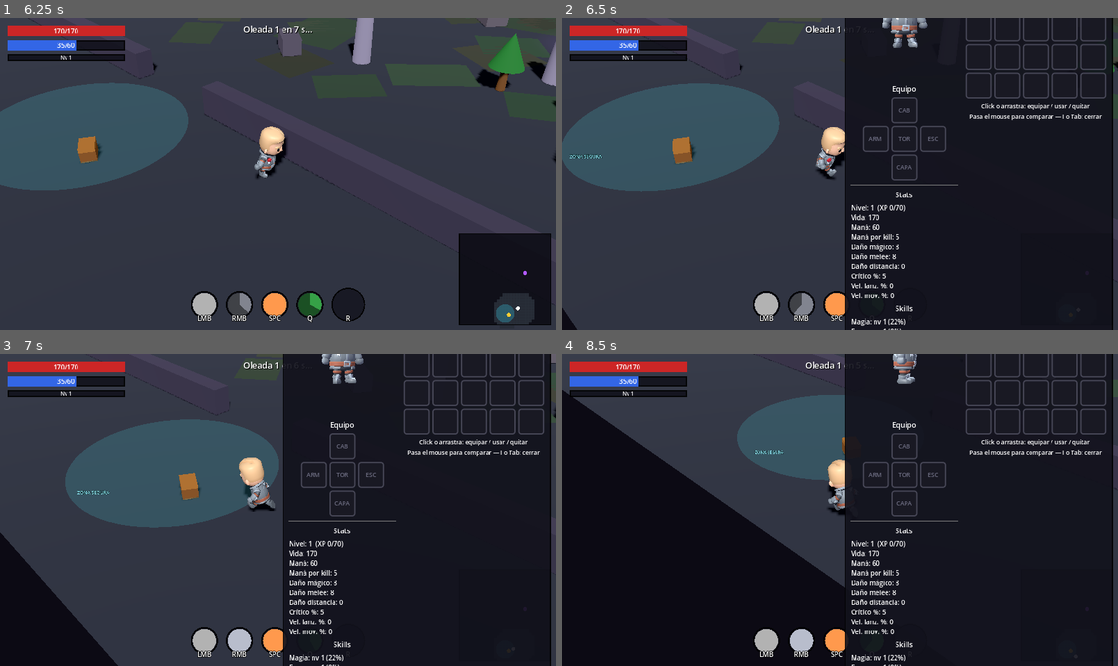
Above: before the commit, frames 1-4 (two rows, left to right).
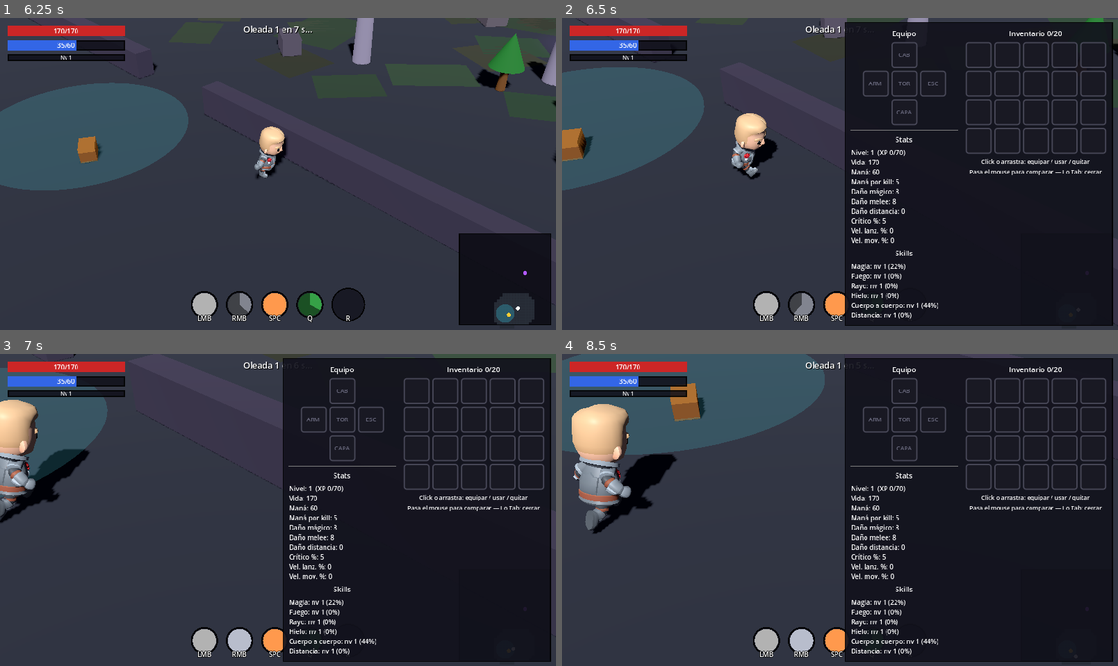
Above: after the commit, the same moments.

Repository: meatxsucks/godot-game
Game: Godot game, scene res://scenes/ui/MainMenu.tscn
Same seed, same stepped clock (60 frames per second), same inputs: the game is played once before the commit and once after it.
Inputs (mouse positions are in pixels of both pictures, inside the frame that each line leads up to):
- Up to frame 1 (6.25 s): click "Comenzar" at 0.5 s; click "Elegir" at 1.25 s; click "Elegir" at 2 s; move the mouse to (400, 158) at 2.77 s; hold D (move_right) 2.78-3.53 s; tap Space (ability_dash) at 2.85 s; move the mouse to (166, 189) at 3.52 s; hold S (move_down) 3.53-4.28 s; tap Q (ability_nova) at 3.6 s; move the mouse to (333, 105) at 4.27 s; hold D (move_right) 4.28-5.03 s; tap R (ability_super) at 4.35 s; move the mouse to (250, 236) at 5.02 s; hold W (move_up) 5.03-5.78 s; click (250, 236) at 5.1 s; move the mouse to (444, 220) at 5.77 s; hold A (move_left) from 5.78 s (still down); right-click (444, 220) at 5.85 s
- Up to frame 2 (6.5 s): keep holding A (move_left); tap I (toggle_inventory) at 6.4 s
- Up to frame 3 (7 s): keep holding A (move_left); tap O at 6.5 s; move the mouse to (111, 463) at 6.52 s; tap E (interact) at 6.6 s
- Up to frame 4 (8.5 s): tap O at 7.25, 8 s; move the mouse to (867, 510) at 7.27 s; release A (move_left) at 7.28 s; hold S (move_down) 7.28-8.03 s; tap Space (ability_dash) at 7.35 s; move the mouse to (756, 432) at 8.02 s; hold D (move_right) from 8.03 s (still down); tap Q (ability_nova) at 8.1 s

Frame 1 is identical in both runs. In frame 2, 16% of the frame differs, in the area x 0-100%, y 0-100%; in frame 3, 28%; in frame 4, 46%.

Commit message:
Vista del personaje al equipar: cámara del juego se acerca al abrir inventario
- Quitado el recuadro 3D embutido en el panel (tapaba los ítems y salía
  demasiado cerca). El inventario vuelve a verse completo.
- Al abrir el inventario (I/Tab) la cámara del juego hace zoom al personaje
  y lo corre a un lado para que quede a la vista (no detrás del panel);
  vuelve a la distancia normal al cerrarlo. Se ve el equipo real puesto.

Diff:
--- a/scripts/levels/camera_rig.gd
+++ b/scripts/levels/camera_rig.gd
@@ -8,6 +8,10 @@
 var target: Node3D = null
 ## Fuerza restante del screen shake (decae sola).
 var _shake: float = 0.0
+## Zoom (1 = normal, <1 = más cerca) y desplazamiento lateral. Al abrir el
+## inventario la cámara se acerca y corre al personaje a un lado del panel.
+var _zoom: float = 1.0
+var _pan: float = 0.0
 
 func _ready() -> void:
 	add_to_group("camera_rig")
@@ -29,13 +33,34 @@
 func shake(strength: float = 0.3) -> void:
 	_shake = maxf(_shake, strength)
 
+## Acerca (o restaura) la cámara al personaje. Lo usa el HUD al abrir el
+## inventario: zoom + corrimiento para que el personaje quede a la vista,
+## no detrás del panel de la derecha.
+func set_zoomed(on: bool) -> void:
+	_zoom = 0.5 if on else 1.0
+	_pan = 5.0 if on else 0.0
+
 func _process(delta: float) -> void:
-	if target:
-		var goal := target.global_position
-		if _shake > 0.005:
-			_shake = lerpf(_shake, 0.0, 8.0 * delta)
-			goal += Vector3(
-				randf_range(-_shake, _shake),
-				0.0,
-				randf_range(-_shake, _shake))
-		global_position = global_position.lerp(goal, smooth_speed * delta)
+	if not target:
+		return
+	var cam: Camera3D = $Camera3D
+	# Zoom suave: acerca/aleja la cámara sobre su eje.
+	if cam:
+		cam.position = cam.position.lerp(offset * _zoom, 6.0 * delta)
+
+	var goal := target.global_position
+	# Corrimiento lateral (en el eje "derecha" de la cámara) para dejar al
+	# personaje a un lado y no detrás del panel del inventario.
+	if cam and absf(_pan) > 0.01:
+		var cam_right := cam.global_transform.basis.x
+		cam_right.y = 0.0
+		if cam_right.length_squared() > 0.001:
+			goal += cam_right.normalized() * _pan
+
+	if _shake > 0.005:
+		_shake = lerpf(_shake, 0.0, 8.0 * delta)
+		goal += Vector3(
+			randf_range(-_shake, _shake),
+			0.0,
+			randf_range(-_shake, _shake))
+	global_position = global_position.lerp(goal, smooth_speed * delta)
--- a/scripts/ui/character_preview.gd
+++ /dev/null
@@ -1,101 +0,0 @@
-## Vista previa 3D del personaje en el inventario: muestra el modelo de la
-## clase girando lentamente, con TODO el equipo puesto (paper-doll), para
-## apreciar de cerca cada pieza. Renderiza en un SubViewport y ENCUADRA el
-## cuerpo completo automáticamente (según el AABB real del modelo).
-class_name CharacterPreview
-extends SubViewportContainer
-
-var _pivot: Node3D = null
-var _cam: Camera3D = null
-
-func setup(player: Node) -> void:
-	stretch = true
-	# Recuadro fijo y compacto (no se expande ni empuja el panel).
-	custom_minimum_size = Vector2(150, 165)
-	size_flags_vertical = Control.SIZE_SHRINK_CENTER
-	size_flags_horizontal = Control.SIZE_SHRINK_CENTER
-
-	var vp := SubViewport.new()
-	vp.own_world_3d = true
-	vp.transparent_bg = true
-	vp.size = Vector2i(150, 165)
-	vp.render_target_update_mode = SubViewport.UPDATE_WHEN_PARENT_VISIBLE
-	add_child(vp)
-
-	# Iluminación propia del subviewport (mundo aislado).
-	var world_env := WorldEnvironment.new()
-	var env := Environment.new()
-	env.background_mode = Environment.BG_COLOR
-	env.background_color = Color(0.05, 0.05, 0.09)
-	env.ambient_light_source = Environment.AMBIENT_SOURCE_COLOR
-	env.ambient_light_color = Color(0.55, 0.55, 0.65)
-	env.ambient_light_energy = 1.5
-	world_env.environment = env
-	vp.add_child(world_env)
-
-	var key_light := DirectionalLight3D.new()
-	key_light.rotation_degrees = Vector3(-30, -40, 0)
-	key_light.light_energy = 1.4
-	vp.add_child(key_light)
-
-	_cam = Camera3D.new()
-	_cam.fov = 30.0
-	_cam.current = true
-	vp.add_child(_cam)
-
-	# Modelo de la clase (mismo GLB que el jugador). Sin él, no hay preview.
-	var def := Game.class_def(Game.selected_class)
-	var path: String = def.get("model", "")
-	if path == "" or not ResourceLoader.exists(path):
-		return
-	var scene = load(path)
-	if scene == null:
-		return
-
-	_pivot = Node3D.new()
-	vp.add_child(_pivot)
-	var model: Node3D = scene.instantiate()
-	_pivot.add_child(model)
-
-	# Idle para no quedar en T-pose.
-	var anim: AnimationPlayer = model.find_child("AnimationPlayer", true, false)
-	if anim and anim.has_animation("Idle"):
-		anim.play("Idle")
-
-	# Paper-doll: reutiliza el componente del jugador sobre este modelo.
-	var visuals := EquipmentVisuals.new()
-	add_child(visuals)
-	visuals.setup(player, model)
-
-	_frame_camera(model)
-
-## Encuadra la cámara al cuerpo completo según el AABB combinado del modelo.
-func _frame_camera(model: Node3D) -> void:
-	var aabb := AABB()
-	var first := true
-	for mesh in model.find_children("*", "MeshInstance3D", true, false):
-		var m: MeshInstance3D = mesh
-		var world_aabb := m.global_transform * m.get_aabb()
-		if first:
-			aabb = world_aabb
-			first = false
-		else:
-			aabb = aabb.merge(world_aabb)
-	if first:
-		# Sin meshes: encuadre por defecto.
-		_cam.position = Vector3(0, 1.0, 5.0)
-		_cam.look_at(Vector3(0, 0.9, 0), Vector3.UP)
-		return
-
-	var center := aabb.position + aabb.size * 0.5
-	# El personaje real (en Idle) es más bajo que el AABB en bind pose, así
-	# que encuadro un poco más ajustado que la altura completa del AABB.
-	var frame_height: float = maxf(aabb.size.y * 0.85, 1.9)
-	var dist: float = (frame_height * 0.5) / tan(deg_to_rad(_cam.fov) * 0.5) + 0.4
-	_cam.position = Vector3(center.x, center.y, center.z + dist)
-	_cam.look_at(center, Vector3.UP)
-
-## Turntable: gira el modelo lentamente para ver todos los ángulos.
-func _process(delta: float) -> void:
-	if _pivot and is_visible_in_tree():
-		_pivot.rotate_y(delta * 0.6)
--- a/scripts/ui/hud.gd
+++ b/scripts/ui/hud.gd
@@ -60,11 +60,15 @@
 		_toggle_inventory()
 
 ## Abre/cierra el inventario. Mientras está abierto, el player no castea
-## (así el click en las casillas no dispara la Bola de Fuego).
+## (así el click en las casillas no dispara la Bola de Fuego) y la cámara
+## se acerca al personaje para ver el equipo puesto.
 func _toggle_inventory() -> void:
 	inventory_panel.visible = not inventory_panel.visible
 	if player:
 		player.combat_input_enabled = not inventory_panel.visible
+	var rig = get_tree().get_first_node_in_group("camera_rig")
+	if rig and rig.has_method("set_zoomed"):
+		rig.set_zoomed(inventory_panel.visible)
 
 func _build_slots() -> void:
 	for i in player.abilities.size():
--- a/scripts/ui/inventory_panel.gd
+++ b/scripts/ui/inventory_panel.gd
@@ -59,13 +59,6 @@
 	refresh()
 
 func _build() -> void:
-	# Vista previa 3D del personaje arriba de la cruz de equipo.
-	var left_col: Node = equip_grid.get_parent().get_parent()
-	var preview := CharacterPreview.new()
-	left_col.add_child(preview)
-	left_col.move_child(preview, 0)
-	preview.setup(player)
-
 	for slot_name in EQUIP_LAYOUT:
 		if slot_name == &"":
 			var spacer := Control.new()
Not shown, removed: scripts/ui/character_preview.gd.uid
